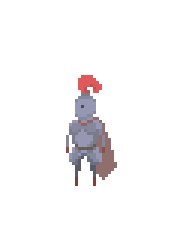
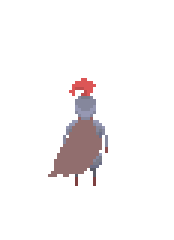
The second (174, 240) image is a revision of the first. Changes to its layers:
added group "KnightStayBack Ready" with 8 layers above "KnightStayBack" over [48, 75, 108, 180]
showed group "KnightStayBack" (16 layers) over [48, 75, 108, 180]
showed "CloakStay8" (1st of 3, in "KnightStayBack") over [48, 120, 102, 177]
showed "HeroStay8" (1st of 3, in "KnightStayBack") over [63, 78, 108, 180]
hid group "KnightStayLeft" (16 layers) over [63, 75, 117, 180]
